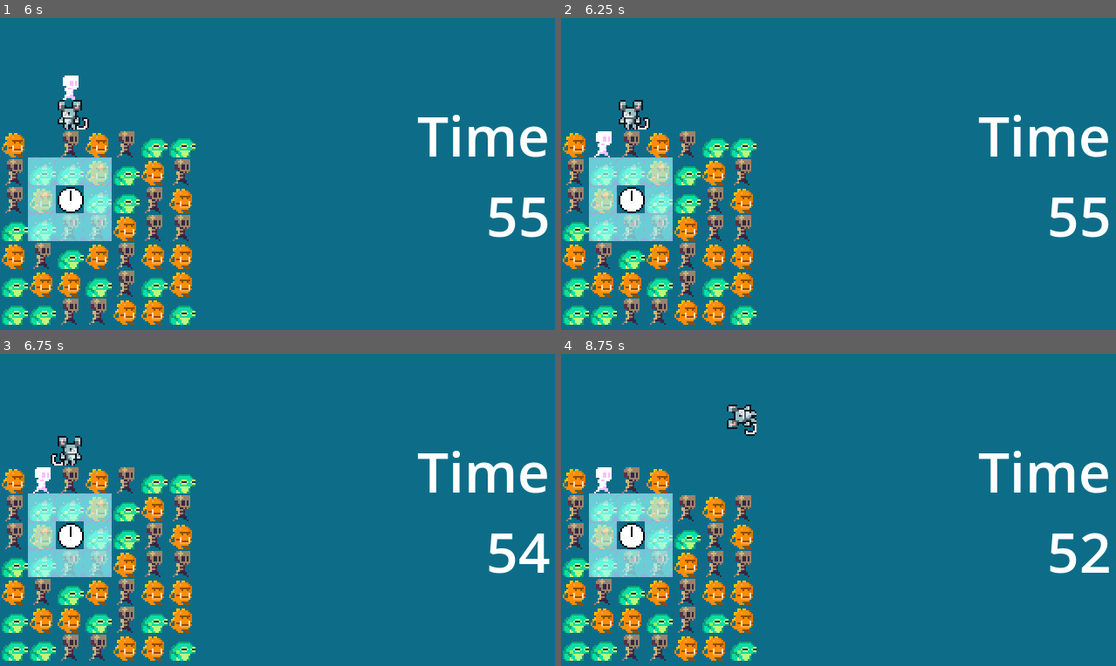
Above: before the commit, frames 1-4 (two rows, left to right).
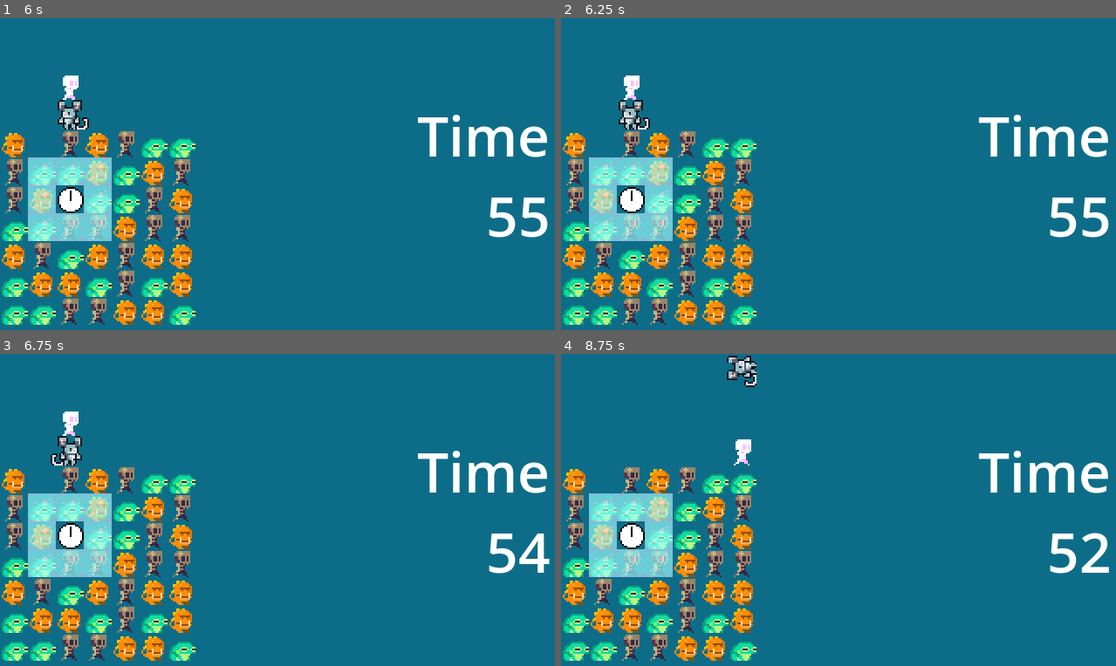
Above: after the commit, the same moments.

Repository: BoatsandJoes/doctor-ill
Game: Godot game, scene res://scenes/main.tscn
Two runs of this game, one before a commit and one after it. Both use one fixed random seed, a clock stepped at 60 frames per second and the inputs below. Sound files missing from this copy of the repository are replaced by a short silence.
Inputs:
- Up to frame 1 (6 s): click "Play" at 0.5 s; hold Right (right) 1.28-2.03 s; hold Space (kick) 1.28-2.03 s; tap Keypad 4 (pick_up_one) at 1.55, 2.1, 3.8, 5.1 s; hold Down (down) 2.03-2.78 s; tap Keypad 5 (pick_up_stack) at 2.3, 4.55 s; hold Right (right) 2.78-3.53 s; hold Keypad 5 (pick_up_stack) 2.78-3.53 s; tap Space (kick) at 3.05, 5.3 s; hold Up (up) 3.53-4.28 s; tap Keypad 7 (accept) at 3.6 s; hold Space (kick) 4.28-5.03 s; hold Left (left) 4.28-5.78 s; hold Down (down) from 5.78 s (still down); hold Keypad 5 (pick_up_stack) from 5.78 s (still down)
- Up to frame 2 (6.25 s): keep holding Down (down); keep holding Keypad 5 (pick_up_stack); tap Keypad 4 (pick_up_one) at 6.05 s
- Up to frame 3 (6.75 s): tap Enter at 6.5 s; release Down (down) at 6.53 s; release Keypad 5 (pick_up_stack) at 6.53 s; hold Right (right) from 6.53 s (still down); tap Space (kick) at 6.6 s
- Up to frame 4 (8.75 s): tap Keypad 5 (pick_up_stack) at 6.8, 8.1 s; release Right (right) at 7.28 s; hold Up (up) 7.28-8.03 s; hold Keypad 4 (pick_up_one) 7.28-8.03 s; tap Space (kick) at 7.55 s; hold Right (right) from 8.03 s (still down); tap Keypad 4 (pick_up_one) at 8.3 s

Frame 1 is identical in both runs. In frame 2, 0.3% of the frame differs, in the area x 5-15%, y 18-45%; in frame 3, 0.3%; in frame 4, 2.0%, in the area x 5-36%, y 0-54%.

Commit message:
Fixed known bug where special gems don't go off when they form into another special gem.

Diff:
--- a/scenes/gameObjects/board.gd
+++ b/scenes/gameObjects/board.gd
@@ -294,11 +294,13 @@
 		if player.climb(tilePixels, delta):
 			# cross tile boundary
 			move(player, player.gridIndex - currentParams[&"width"])
-	elif (player.state == player.stateType.KICKING && player.stateCountdown <= player.kickPoint
+	elif (player.state == player.stateType.KICKING && !player.didAKick
+	&& player.stateCountdown <= player.kickPoint
 	&& !(player.facing == -1 && player.gridIndex % currentParams[&"width"] == 0)
 	&& !(player.facing == 1 && (player.gridIndex + 1) % currentParams[&"width"] == 0)
 	&& board[player.gridIndex + player.facing] != null):
 		board[player.gridIndex + player.facing].kick(player.facing)
+		player.didAKick = true
 	player.stateCountdown = player.stateCountdown - delta
 	if player.stateCountdown <= 0:
 		#attempt grab
@@ -396,6 +398,7 @@
 func clear(clearDicts: Array[Dictionary]):
 	#additional consequences based on clear size/type
 	var cellsToClear: Dictionary[int,bool] = {}
+	var cellsToPreserve: Dictionary[int,int] = {}
 	for dict in clearDicts:
 		var latestBomb: int
 		var time: float = 0.0
@@ -404,15 +407,16 @@
 				time = board[cell].bombCreationTime
 				latestBomb = cell
 		for cell in dict[&"cells"]:
+			cellsToClear[cell] = true
 			if cell == latestBomb && (dict[&"breakfast"] || dict[&"size"] > 3):
-				if(dict[&"breakfast"]):
-					board[cell].set_lightning()
-				if(dict[&"size"] > 3):
-					board[cell].set_flame(dict[&"size"])
-			else:
-				cellsToClear[cell] = true
+				if dict[&"breakfast"] && dict[&"size"] > 3:
+					cellsToPreserve[cell] = 3
+				elif(dict[&"breakfast"]):
+					cellsToPreserve[cell] = 2
+				elif(dict[&"size"] > 3):
+					cellsToPreserve[cell] = 1
 	var furtherClears: Array[int] = []
-	#todo clear + replace lightning/fire
+	# Actually clear
 	while !cellsToClear.is_empty():
 		var cell = cellsToClear.keys()[0]
 		if board[cell] != null:
@@ -467,7 +471,17 @@
 					cellsToClear[cell - currentParams[&"width"]] = true
 				if !onFloor:
 					cellsToClear[cell + currentParams[&"width"]] = true
-			clear_cell(cell)
+			if !cellsToPreserve.has(cell):
+				clear_cell(cell)
+			else:
+				board[cell].revert_special()
+				if cellsToPreserve[cell] == 1:
+					board[cell].set_flame(4)
+				elif cellsToPreserve[cell] == 2:
+					board[cell].set_lightning()
+				elif cellsToPreserve[cell] == 3:
+					board[cell].set_flame(4)
+					board[cell].set_lightning()
 		cellsToClear.erase(cell)
 
 func clear_cell(cell: int) -> void:
--- a/scenes/gameObjects/pieces/piece.gd
+++ b/scenes/gameObjects/pieces/piece.gd
@@ -42,6 +42,11 @@
 	else:
 		$Sprite2D.rotation = PI
 
+func revert_special():
+	lightning = false
+	flame = false
+	$Sprite2D.rotation = 0
+
 func fall_fast():
 	fastFall = true
 	fallingCounter = defaultFastFallCounter
--- a/scenes/gameObjects/player.gd
+++ b/scenes/gameObjects/player.gd
@@ -14,6 +14,7 @@
 var bufferedCycle: bool = false
 var bufferedKick: bool = false
 var nonBufferedClimb: bool = false
+var didAKick: bool = false
 
 func _ready() -> void:
 	type = -1
@@ -93,6 +94,7 @@
 func is_this_the_part_where_we_start_kicking():
 	state = stateType.KICKING
 	stateCountdown = defaultKickCounter
+	didAKick = false
 
 func center():
 	$Sprite2D.position = Vector2i(0,0)
@@ -105,9 +107,15 @@
 
 func _input(event: InputEvent) -> void:
 	if(event.is_action_pressed("pick_up_one")):
-		bufferedPickUpOne = true
+		if Input.is_action_pressed("down") && !Input.is_action_pressed("up"):
+			bufferedKick = true
+		else:
+			bufferedPickUpOne = true
 	elif(event.is_action_pressed("pick_up_stack")):
-		bufferedPickUpStack = true
+		if Input.is_action_pressed("down") && !Input.is_action_pressed("up"):
+			bufferedKick = true
+		else:
+			bufferedPickUpStack = true
 	elif(event.is_action_pressed("kick")):
 		bufferedKick = true;
 	elif(event.is_action_pressed("up")):
